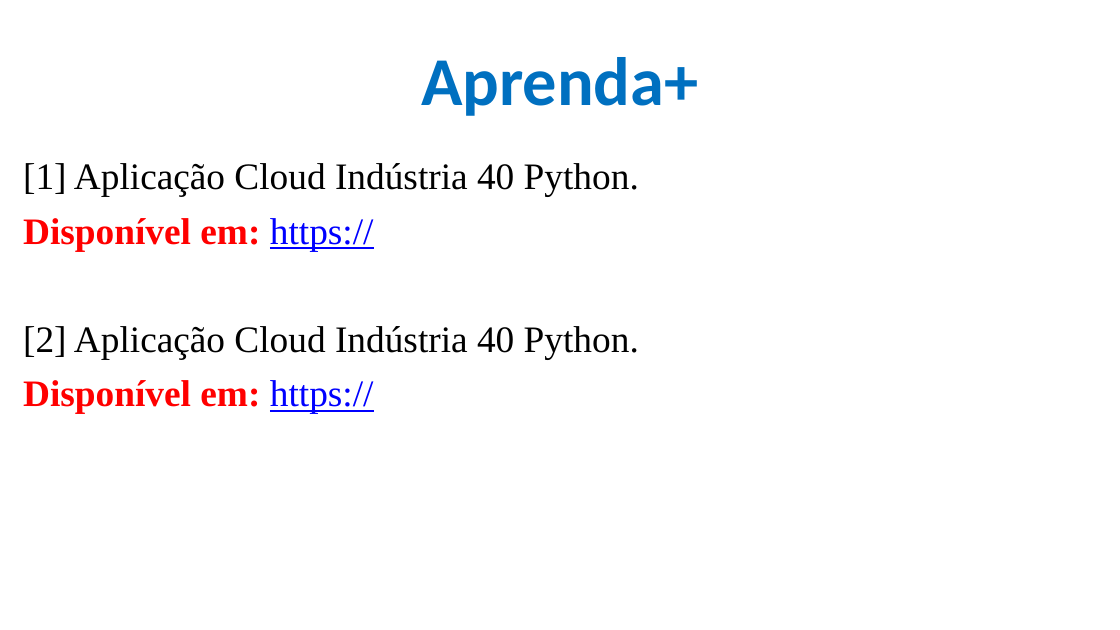
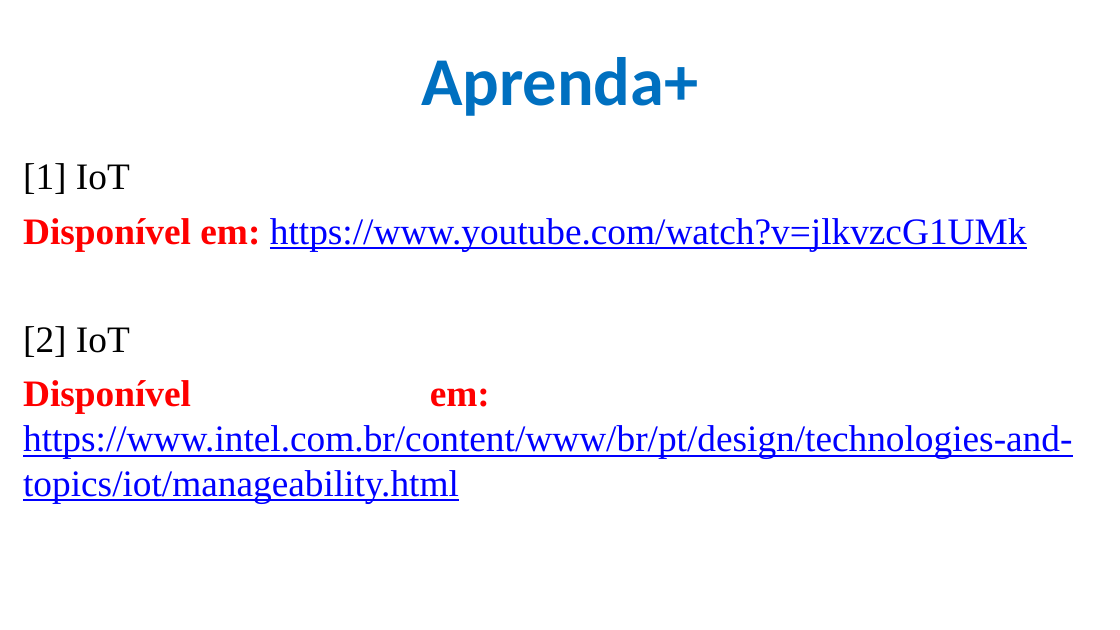
Before and after one commit to CloudEducationBrazil/WydenArea1AplicacaoCloudIndustria40Python, a slide deck: slide 20 of 01 Classes/Aula 01 - Aplicação Cloud Indústria 40 Python.pptx (slide 6 before the commit). Drawn at 1120x630 pixels with LibreOffice and Linux fonts; fonts in the diff are those of the drawing; background and template pictures are left out. Boxes give left, top, right and bottom in pixels: in the first picture for what was removed or moved away, otherwise in the second. Text is boxed around its words. In the diff, an @@ line names an element or a change of style, - is before the commit and + after.

```diff
--- a/01 Classes/Aula 01 - Aplicação Cloud Indústria 40 Python.pptx
+++ b/01 Classes/Aula 01 - Aplicação Cloud Indústria 40 Python.pptx
@@ text at [23, 163, 1072, 503]: text changed; text colour #000000 to #0000FF @@
-[1] Aplicação Cloud Indústria 40 Python.
-Disponível em: https://
-[2] Aplicação Cloud Indústria 40 Python.
-Disponível em: https://
+[1] IoT
+Disponível em: https://www.youtube.com/watch?v=jlkvzcG1UMk
+[2] IoT
+Disponível em: https://www.intel.com.br/content/www/br/pt/design/technologies-and-topics/iot/manageability.html
```
Also in this commit, not shown: 6 other slides changed, 15 slides added, 1 slide removed, 2 other files.
